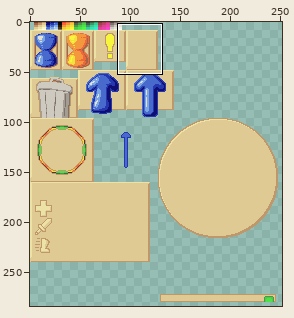
Edited in one commit: sprite sheet (png/gui.png). Above, an overview of the earlier version with the close-up marked.
Close-up. As it was:
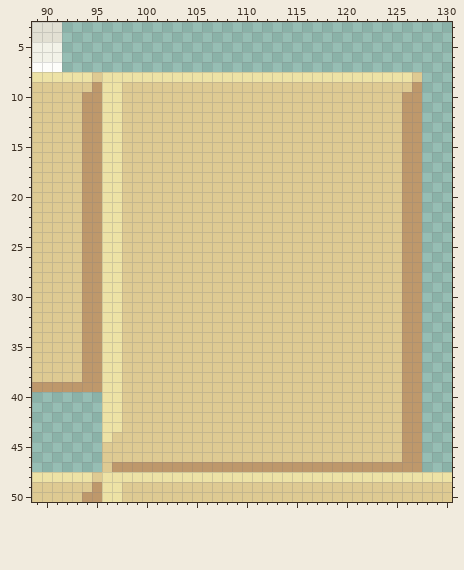
The file is 256x336 pixels. Colours within 5 levels of each other are drawn and written as one. Shown: x 89..130, y 3..50. The wide view leaves out empty margins.
And afterwards:
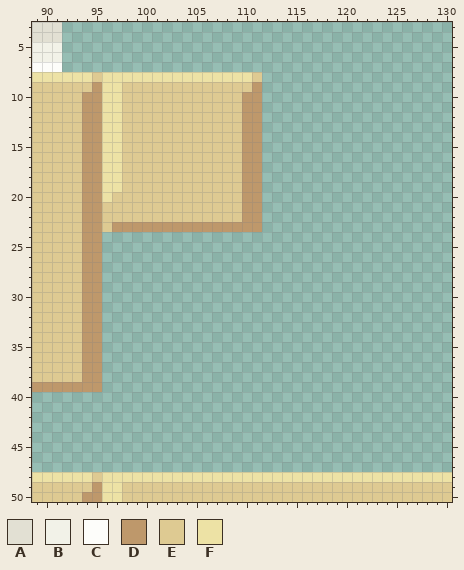
Palette (. is transparent): A #e2e0d3  B #f2f2e8  C #fdfdfa  D #be986b  E #deca92  F #ede2a5
What changed:
@@ x 89..130 @@
  7 CCC.......................................
- 8 FFFFFFEFFFFFFFFFFFFFFFFFFFFFFFFFFFFFFFE...
- 9 EEEEEEDFFEEEEEEEEEEEEEEEEEEEEEEEEEEEEED...
-10 EEEEEDDFFEEEEEEEEEEEEEEEEEEEEEEEEEEEEDD...
-11 EEEEEDDFFEEEEEEEEEEEEEEEEEEEEEEEEEEEEDD...
-12 EEEEEDDFFEEEEEEEEEEEEEEEEEEEEEEEEEEEEDD...
-13 EEEEEDDFFEEEEEEEEEEEEEEEEEEEEEEEEEEEEDD...
-14 EEEEEDDFFEEEEEEEEEEEEEEEEEEEEEEEEEEEEDD...
-15 EEEEEDDFFEEEEEEEEEEEEEEEEEEEEEEEEEEEEDD...
-16 EEEEEDDFFEEEEEEEEEEEEEEEEEEEEEEEEEEEEDD...
-17 EEEEEDDFFEEEEEEEEEEEEEEEEEEEEEEEEEEEEDD...
-18 EEEEEDDFFEEEEEEEEEEEEEEEEEEEEEEEEEEEEDD...
-19 EEEEEDDFFEEEEEEEEEEEEEEEEEEEEEEEEEEEEDD...
-20 EEEEEDDFFEEEEEEEEEEEEEEEEEEEEEEEEEEEEDD...
-21 EEEEEDDFFEEEEEEEEEEEEEEEEEEEEEEEEEEEEDD...
-22 EEEEEDDFFEEEEEEEEEEEEEEEEEEEEEEEEEEEEDD...
-23 EEEEEDDFFEEEEEEEEEEEEEEEEEEEEEEEEEEEEDD...
-24 EEEEEDDFFEEEEEEEEEEEEEEEEEEEEEEEEEEEEDD...
-25 EEEEEDDFFEEEEEEEEEEEEEEEEEEEEEEEEEEEEDD...
-26 EEEEEDDFFEEEEEEEEEEEEEEEEEEEEEEEEEEEEDD...
-27 EEEEEDDFFEEEEEEEEEEEEEEEEEEEEEEEEEEEEDD...
-28 EEEEEDDFFEEEEEEEEEEEEEEEEEEEEEEEEEEEEDD...
-29 EEEEEDDFFEEEEEEEEEEEEEEEEEEEEEEEEEEEEDD...
-30 EEEEEDDFFEEEEEEEEEEEEEEEEEEEEEEEEEEEEDD...
-31 EEEEEDDFFEEEEEEEEEEEEEEEEEEEEEEEEEEEEDD...
-32 EEEEEDDFFEEEEEEEEEEEEEEEEEEEEEEEEEEEEDD...
-33 EEEEEDDFFEEEEEEEEEEEEEEEEEEEEEEEEEEEEDD...
-34 EEEEEDDFFEEEEEEEEEEEEEEEEEEEEEEEEEEEEDD...
-35 EEEEEDDFFEEEEEEEEEEEEEEEEEEEEEEEEEEEEDD...
-36 EEEEEDDFFEEEEEEEEEEEEEEEEEEEEEEEEEEEEDD...
-37 EEEEEDDFFEEEEEEEEEEEEEEEEEEEEEEEEEEEEDD...
-38 EEEEEDDFFEEEEEEEEEEEEEEEEEEEEEEEEEEEEDD...
-39 DDDDDDDFFEEEEEEEEEEEEEEEEEEEEEEEEEEEEDD...
-40 .......FFEEEEEEEEEEEEEEEEEEEEEEEEEEEEDD...
-41 .......FFEEEEEEEEEEEEEEEEEEEEEEEEEEEEDD...
-42 .......FFEEEEEEEEEEEEEEEEEEEEEEEEEEEEDD...
-43 .......FFEEEEEEEEEEEEEEEEEEEEEEEEEEEEDD...
-44 .......FEEEEEEEEEEEEEEEEEEEEEEEEEEEEEDD...
-45 .......EEEEEEEEEEEEEEEEEEEEEEEEEEEEEEDD...
-46 .......EEEEEEEEEEEEEEEEEEEEEEEEEEEEEEDD...
-47 .......EDDDDDDDDDDDDDDDDDDDDDDDDDDDDDDD...
+ 8 FFFFFFEFFFFFFFFFFFFFFFE...................
+ 9 EEEEEEDFFEEEEEEEEEEEEED...................
+10 EEEEEDDFFEEEEEEEEEEEEDD...................
+11 EEEEEDDFFEEEEEEEEEEEEDD...................
+12 EEEEEDDFFEEEEEEEEEEEEDD...................
+13 EEEEEDDFFEEEEEEEEEEEEDD...................
+14 EEEEEDDFFEEEEEEEEEEEEDD...................
+15 EEEEEDDFFEEEEEEEEEEEEDD...................
+16 EEEEEDDFFEEEEEEEEEEEEDD...................
+17 EEEEEDDFFEEEEEEEEEEEEDD...................
+18 EEEEEDDFFEEEEEEEEEEEEDD...................
+19 EEEEEDDFFEEEEEEEEEEEEDD...................
+20 EEEEEDDFEEEEEEEEEEEEEDD...................
+21 EEEEEDDEEEEEEEEEEEEEEDD...................
+22 EEEEEDDEEEEEEEEEEEEEEDD...................
+23 EEEEEDDEDDDDDDDDDDDDDDD...................
+24 EEEEEDD...................................
+25 EEEEEDD...................................
+26 EEEEEDD...................................
+27 EEEEEDD...................................
+28 EEEEEDD...................................
+29 EEEEEDD...................................
+30 EEEEEDD...................................
+31 EEEEEDD...................................
+32 EEEEEDD...................................
+33 EEEEEDD...................................
+34 EEEEEDD...................................
+35 EEEEEDD...................................
+36 EEEEEDD...................................
+37 EEEEEDD...................................
+38 EEEEEDD...................................
+39 DDDDDDD...................................
+40 ..........................................
+41 ..........................................
+42 ..........................................
+43 ..........................................
+44 ..........................................
+45 ..........................................
+46 ..........................................
+47 ..........................................
 48 FFFFFFEFFFFFFFFFFFFFFFFFFFFFFFFFFFFFFFFFFF
Where, in picture pixels (left, top, right, bottom), the same in both close-ups:
changed: (102, 72, 422, 472)
